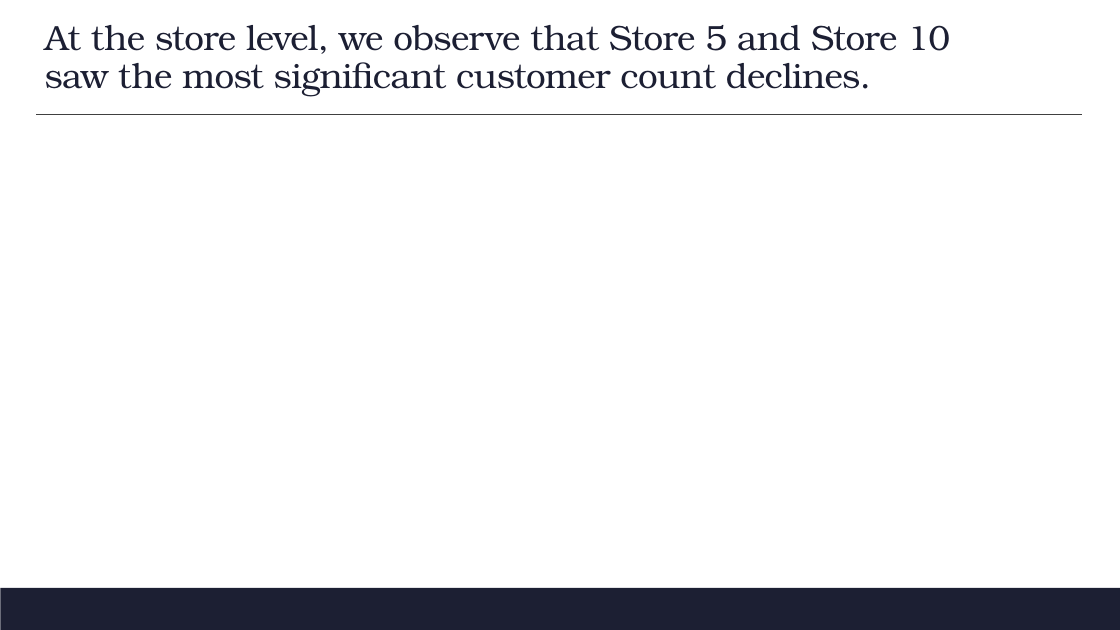
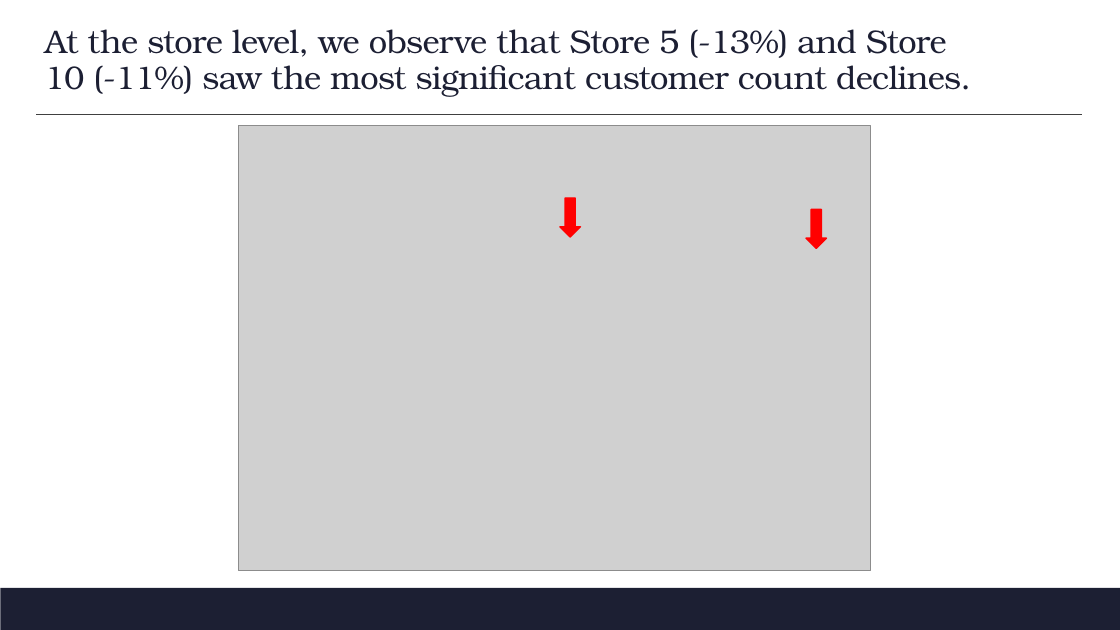
Before and after one commit to dkent287/Restaurant-Pricing, a slide deck: slide 8 of FDRC Deck.pptx (slide 9 before the commit). Drawn at 1120x630 pixels with LibreOffice and Linux fonts; fonts in the diff are those of the drawing; grey boxes stand for pictures; background and template pictures are left out. Boxes give left, top, right and bottom in pixels: in the first picture for what was removed or moved away, otherwise in the second. Text is boxed around its words. In the diff, an @@ line names an element or a change of style, - is before the commit and + after.

```diff
--- a/FDRC Deck.pptx
+++ b/FDRC Deck.pptx
@@ title at <box>45,29,971,97</box>: text changed; size 30 to 28 pt @@
-At the store level, we observe that Store 5 and Store 10 saw the most significant customer count declines.
+At the store level, we observe that Store 5 (-13%) and Store 10 (-11%) saw the most significant customer count declines.
@@ picture added at <box>239,126,871,571</box> @@
@@ down arrow added at <box>560,198,581,237</box>, fill #FF0000, outline #FF0000 1.25 pt @@
@@ down arrow added at <box>807,209,827,248</box>, fill #FF0000, outline #FF0000 1.25 pt @@
```
Also in this commit, not shown: 11 other slides changed, 9 slides added, 6 slides removed, 2 other files.
